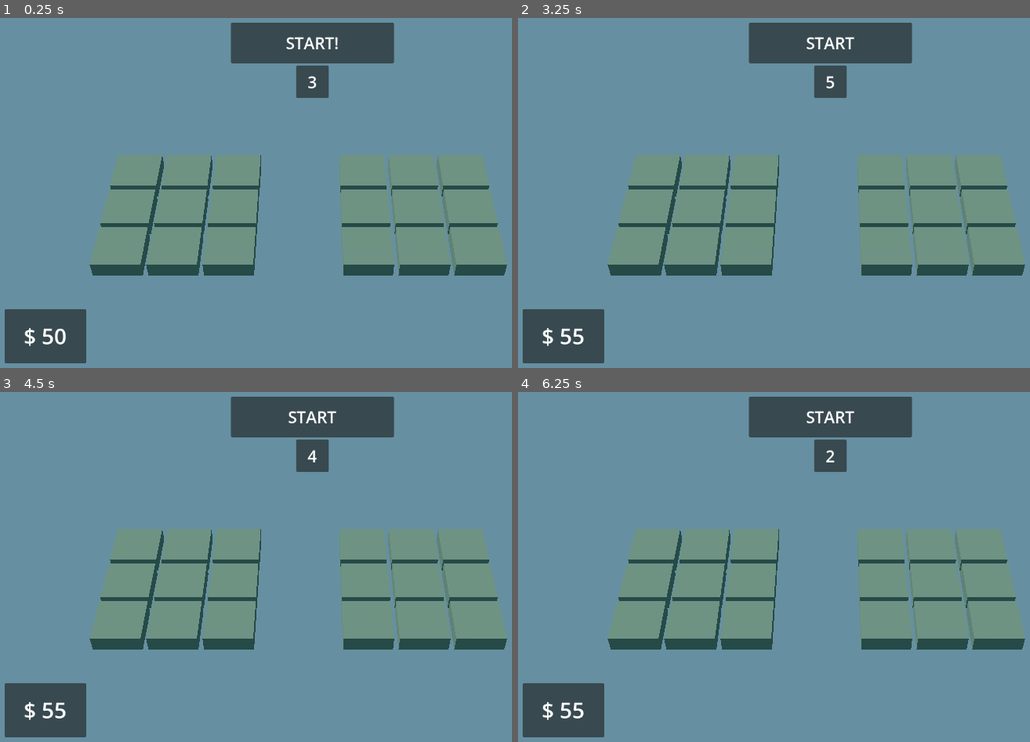
Above: before the commit, frames 1-4 (two rows, left to right).
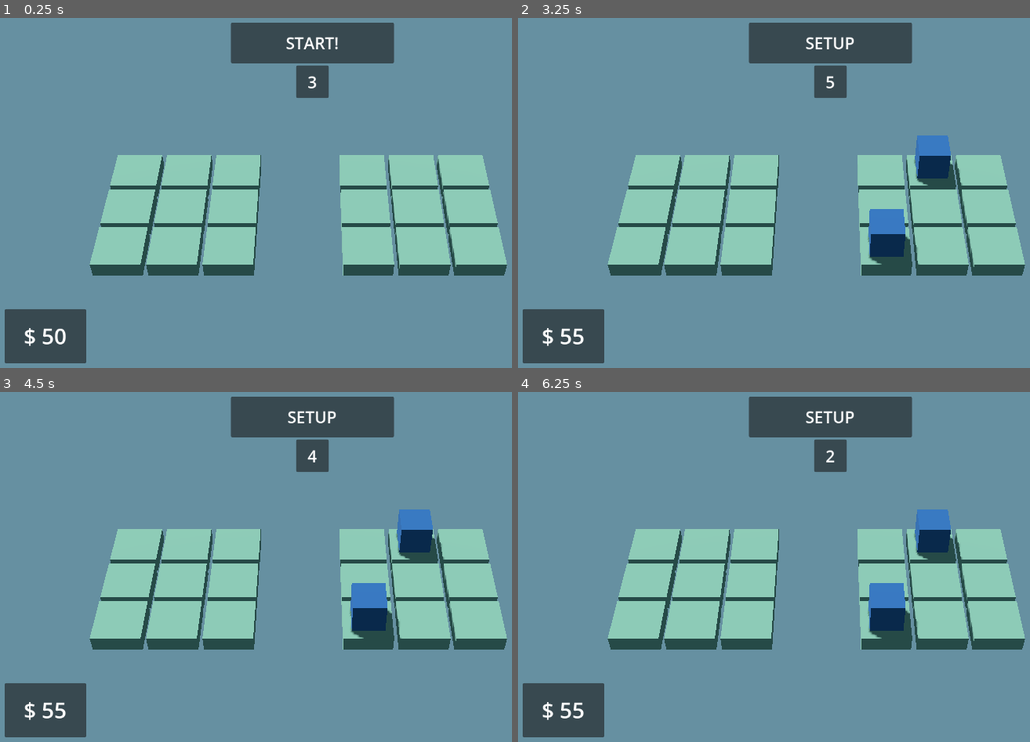
Above: after the commit, the same moments.

Repository: eaacon/Auto_Battler
Game: Godot game, scene res://Scenes/Game.tscn
The game is run twice, just before and just after one commit, with the same random seed, the same clock (stepped at 60 frames per second) and the same inputs.
Inputs (mouse positions are in pixels of both pictures, inside the frame that each line leads up to):
- Up to frame 1 (0.25 s): no input
- Up to frame 2 (3.25 s): tap Enter at 0.5, 2 s; move the mouse to (968, 175) at 0.52 s; click (968, 175) at 0.67 s; tap Space at 1.25, 2.75 s; move the mouse to (707, 210) at 1.27 s; click (707, 210) at 1.42 s; move the mouse to (891, 116) at 2.02 s; click (891, 116) at 2.17 s; move the mouse to (799, 263) at 2.77 s; click (799, 263) at 2.92 s
- Up to frame 3 (4.5 s): tap Enter at 3.5 s; move the mouse to (501, 619) at 3.52 s; click (501, 619) at 3.67 s; tap Space at 4.25 s; move the mouse to (122, 514) at 4.27 s; click (122, 514) at 4.42 s
- Up to frame 4 (6.25 s): move the mouse to (861, 567) at 5.02 s; click (861, 567) at 5.17 s; move the mouse to (738, 479) at 5.77 s; click (738, 479) at 5.92 s

The runs differ from the first frame. In frame 1, 17% of the frame differs, in the area x 17-100%, y 39-74%; in frame 2, 17%, in the area x 17-100%, y 5-74%; in frame 3, 17%; in frame 4, 17%.

Commit message:
Bugfixes

Diff:
--- /dev/null
+++ b/Comps/Turn_1_Standard.tres
@@ -0,0 +1,19 @@
+[gd_resource type="Resource" script_class="Comp" load_steps=6 format=3 uid="uid://djip0mf2d1xf5"]
+
+[ext_resource type="Script" path="res://Scripts/CompUnit.gd" id="1_c3mcl"]
+[ext_resource type="PackedScene" uid="uid://e2cnlvt2tcfi" path="res://Scenes/Prefabs/Unit.tscn" id="1_g87dg"]
+[ext_resource type="Script" path="res://Scripts/Comp.gd" id="1_kfsi8"]
+
+[sub_resource type="Resource" id="Resource_d2gbk"]
+script = ExtResource("1_c3mcl")
+unit = ExtResource("1_g87dg")
+location = Vector2i(1, 1)
+
+[sub_resource type="Resource" id="Resource_jo44x"]
+script = ExtResource("1_c3mcl")
+unit = ExtResource("1_g87dg")
+location = Vector2i(2, 3)
+
+[resource]
+script = ExtResource("1_kfsi8")
+Comp_Units = Array[ExtResource("1_c3mcl")]([SubResource("Resource_d2gbk"), SubResource("Resource_jo44x")])
--- a/Scenes/Game.tscn
+++ b/Scenes/Game.tscn
@@ -1,10 +1,11 @@
-[gd_scene load_steps=7 format=3 uid="uid://chqqwwixc5ax0"]
+[gd_scene load_steps=8 format=3 uid="uid://chqqwwixc5ax0"]
 
 [ext_resource type="Script" path="res://Scripts/GameManager.gd" id="1_l88et"]
 [ext_resource type="Script" path="res://Scripts/Board.gd" id="2_bsf83"]
 [ext_resource type="Script" path="res://Scripts/EnemyAI.gd" id="4_0xjwq"]
+[ext_resource type="Resource" uid="uid://djip0mf2d1xf5" path="res://Comps/Turn_1_Standard.tres" id="4_5ilft"]
 [ext_resource type="PackedScene" uid="uid://dvjrvxlglu4y6" path="res://Scenes/UI/UI.tscn" id="5_7eefj"]
-[ext_resource type="Script" path="res://Scenes/Player.gd" id="6_luig1"]
+[ext_resource type="Script" path="res://Scripts/Player.gd" id="6_luig1"]
 
 [sub_resource type="Environment" id="Environment_xiim7"]
 background_mode = 1
@@ -30,9 +31,11 @@
 
 [node name="DirectionalLight3D" type="DirectionalLight3D" parent="."]
 transform = Transform3D(0.895927, 0.224963, -0.383022, 0.433013, -0.25, 0.866025, 0.0990684, -0.941749, -0.321394, 0, 0, 0)
+shadow_enabled = true
 
 [node name="EnemyAI" type="Node" parent="."]
 script = ExtResource("4_0xjwq")
+Team = ExtResource("4_5ilft")
 
 [node name="Board" type="Node3D" parent="EnemyAI"]
 transform = Transform3D(1, 0, 0, 0, 1, 0, 0, 0, 1, 0.5, 0, 0)
--- a/Scenes/Prefabs/Unit.gd
+++ b/Scenes/Prefabs/Unit.gd
@@ -50,7 +50,7 @@
 	#is player?
 	if B._is_player():
 		#attack right
-		Aim_X +=UStats.URange
+		Aim_X += UStats.URange
 	else:
 		#attack left
 		Aim_X -= UStats.URange
@@ -62,19 +62,20 @@
 		print("Failed to get target board")
 		return;
 
-	if Aim_X >= B.GridW * 2:
-		Aim_X = B.GridW-1
-	elif Aim_X >= B.GridW:
+	if Aim_X > B.GridW * 2:
+		Aim_X = B.GridW
+	elif Aim_X > B.GridW:
 		Aim_X -= B.GridW
-	elif Aim_X <= -(B.GridW * 2):
-		Aim_X = 0
-	elif Aim_X <= 0:
+	elif Aim_X < -(B.GridW * 2):
+		Aim_X = 1
+	elif Aim_X < 1:
 		Aim_X += B.GridW
 	else:
 		TBoard = B
 
-	var TUnit = TBoard.Grid[Aim_X][UTile.Coords.y-1].Unit_On_Tile
+	var TUnit = TBoard.Grid[Aim_X-1][UTile.Coords.y-1].Unit_On_Tile
 
+	#debug
 	var Aim_Coords = Vector2(Aim_X, UTile.Coords.y)
 	if TUnit != null:
 		print(UStats.UName + " at " + str(UTile.name) + " aims at " + TUnit.UStats.UName + " at " + str(Aim_Coords))
@@ -84,7 +85,7 @@
 	return TUnit
 
 func _attack(target):
-	target._queue_dmg(UStats.UDmg)
+	target._queue_dmg(UStats.UAttack)
 	Acting = false
 	pass
 
--- a/Scenes/Units/BaseStats.tres
+++ b/Scenes/Units/BaseStats.tres
@@ -8,3 +8,5 @@
 UCost = 5
 UHP = 25
 UMeter = 3
+URange = 2
+UAttack = 2
--- a/Scripts/Board.gd
+++ b/Scripts/Board.gd
@@ -16,12 +16,11 @@
 
 func _build_grid(o):
 	Owner = o
-	for i in GridW:
-		var New_Row = []
-		for j in GridH:
-			#j is x, i is y
-			New_Row.append(_make_tile(j, i))
-		Grid.append(New_Row)
+	for i in GridH:
+		var New_Column = []
+		for j in GridW:
+			New_Column.append(_make_tile(i, j))
+		Grid.append(New_Column)
 
 	if _is_player():
 		translate(Vector3(-GridW, 0 ,0))
@@ -29,7 +28,7 @@
 func _make_tile(x, y):
 	var inst = BTile.instantiate()
 	inst._setup(x+1, y+1, self)
-	inst.name = "T" + str(x+1) + "-" + str(y+1)
+	inst.name = Owner.name.left(1) + str(x+1) + "-" + str(y+1)
 	add_child(inst)
 
 	inst.translate(Vector3(x + offset.x, 0, -(y + offset.y)))
--- /dev/null
+++ b/Scripts/BoardManager.gd
@@ -0,0 +1,19 @@
+class_name BoardManager
+extends Node
+
+@onready var GM
+@onready var board := $Board
+
+@export var Team: Comp
+
+func _setup():
+	board.GM = GM
+	board._build_grid(self)
+
+func _set_board():
+	if Team == null:
+		return;
+
+	for u in Team.Comp_Units:
+		#make place unit depend on comp unit scene
+		board.Grid[u.location.x-1][u.location.y-1]._place_unit(u.unit.instantiate())
--- a/Scripts/Comp.gd
+++ b/Scripts/Comp.gd
@@ -1,2 +1,4 @@
 class_name Comp
 extends Resource
+
+@export var Comp_Units: Array[CompUnit]
--- /dev/null
+++ b/Scripts/CompUnit.gd
@@ -0,0 +1,5 @@
+class_name CompUnit
+extends Resource
+
+@export var unit: PackedScene
+@export var location: Vector2i
--- a/Scripts/EnemyAI.gd
+++ b/Scripts/EnemyAI.gd
@@ -1,8 +1,2 @@
-extends Node
-
-@onready var GM
-@onready var board := $Board
-
-func _setup():
-	board.GM = GM
-	board._build_grid(self)
+class_name EnemyAI
+extends BoardManager
--- a/Scripts/GameManager.gd
+++ b/Scripts/GameManager.gd
@@ -12,8 +12,9 @@
 
 @onready var GTimer = $GameTimer
 
-@export var Setup_Time = 30
+@export var Setup_Time := 30
 #@export var Combat_Time = 60
+@export var Round_Delay := 1
 
 #Game Info
 var Units_In_Play = []
@@ -51,8 +52,6 @@
 	_next_stage()
 
 func _next_stage():
-	Game_UI._set_stage_label(Stage.keys()[Current_Stage])
-
 	match Current_Stage:
 		Stage.SETUP:
 			_prep()
@@ -65,8 +64,15 @@
 		_:
 			_setup()
 
+	Game_UI._set_stage_label(Stage.keys()[Current_Stage])
+
 func _setup():
 	Current_Stage = Stage.SETUP
+
+	Units_In_Play.clear()
+
+	for p in Players:
+		p._set_board()
 
 	Players[0]._pay(5)
 	Players[0].board._set_interactable(true)
@@ -94,8 +100,11 @@
 
 func _combat_round():
 	Round_Num += 1
+	print("-Round "+str(Round_Num))
 	if(Round_Num > 20):
 		print("! too many rounds")
+		Round_Num = 0
+		_next_stage()
 		return
 
 	Game_UI._set_stage_label("ROUND "+str(Round_Num))
@@ -103,18 +112,26 @@
 	Turn_Active = true
 
 	for u in Units_In_Play:
-		u._start_turn()
+		if u != null:
+			u._start_turn()
 
 	await Next_Turn
 
 	for u in Units_In_Play:
-		u._end_turn()
+		if u != null:
+			u._end_turn()
+
+	await get_tree().create_timer(Round_Delay).timeout
 
 	if _check_combat_win():
 		print("-Combat End")
+		Round_Num = 0
 		_next_stage()
 	else:
 		_combat_round()
+
+func _out_of_play(u):
+	Units_In_Play.erase(u)
 
 func _check_combat_win():
 	for p in Players:
--- a/Scenes/Player.gd
+++ b/Scripts/Player.gd
@@ -1,7 +1,5 @@
-extends Node
-
-@onready var GM
-@onready var board = $Board
+class_name Player
+extends BoardManager
 
 @export var Base_Money :int = 10
 
@@ -11,9 +9,8 @@
 		GM.Game_UI._set_money(Money)
 
 func _setup():
-	board.GM = GM
+	super._setup()
 	Money = Base_Money
-	board._build_grid(self)
 
 func _pay(v: int):
 	Money += v
--- a/Scripts/Tile.gd
+++ b/Scripts/Tile.gd
@@ -3,8 +3,10 @@
 
 var Owner_Board: Board
 
-var Coords: Vector2
-var Unit_On_Tile
+var Coords: Vector2i
+var Unit_On_Tile:
+	set(new_unit):
+		Unit_On_Tile = new_unit
 
 @onready var Default_Mat = preload("res://Art/Materials/Default_Tile_Material.tres")
 @onready var Selected_Mat = preload("res://Art/Materials/Default_Tile_Selected_Material.tres")
@@ -27,22 +29,26 @@
 func _on_static_body_3d_input_event(_camera, event, _position, _normal, _shape_idx):
 	if event is InputEventMouseButton:
 		if event.button_index == MOUSE_BUTTON_LEFT and event.pressed == true:
-			_place_unit()
+			if Owner_Board._is_player():
+				_buy_unit()
 
-func _place_unit():
-	if Unit_On_Tile == null and Owner_Board._is_player():
-		var inst = load("res://Scenes/Prefabs/Unit.tscn").instantiate()
-		inst.UTile = self
-		if(Owner_Board.get_parent()._spend(inst.UStats.UCost)):
-			add_child(inst)
-			Unit_On_Tile = inst
-			print("Placed " + inst.name + " on " + self.name)
+func _buy_unit():
+	var inst = load("res://Scenes/Prefabs/Unit.tscn").instantiate()
+	if Owner_Board.get_parent()._spend(inst.UStats.UCost):
+		_place_unit(inst)
 
-func _move_unit(p: Vector2):
-	Owner_Board.Grid[p.x].insert(p.y, Unit_On_Tile)
+func _place_unit(u:Unit):
+	if Unit_On_Tile == null:
+		add_child(u)
+		u.UTile = self
+		Unit_On_Tile = u
+		print("Placed " + u.name + " on " + self.name)
+
+func _move_unit(p: Vector2i):
+	Owner_Board.Grid[p.x][p.y].Unit_On_Tile = Unit_On_Tile
 	Unit_On_Tile = null
-	Owner_Board.Grid[Coords.x-1].remove_at(Coords.y-1)
 
 func _kill_unit():
-	Owner_Board.Grid[Coords.x-1].remove_at(Coords.y-1)
+	Owner_Board.GM._out_of_play(Unit_On_Tile)
 	Unit_On_Tile.queue_free()
+	Unit_On_Tile = null
